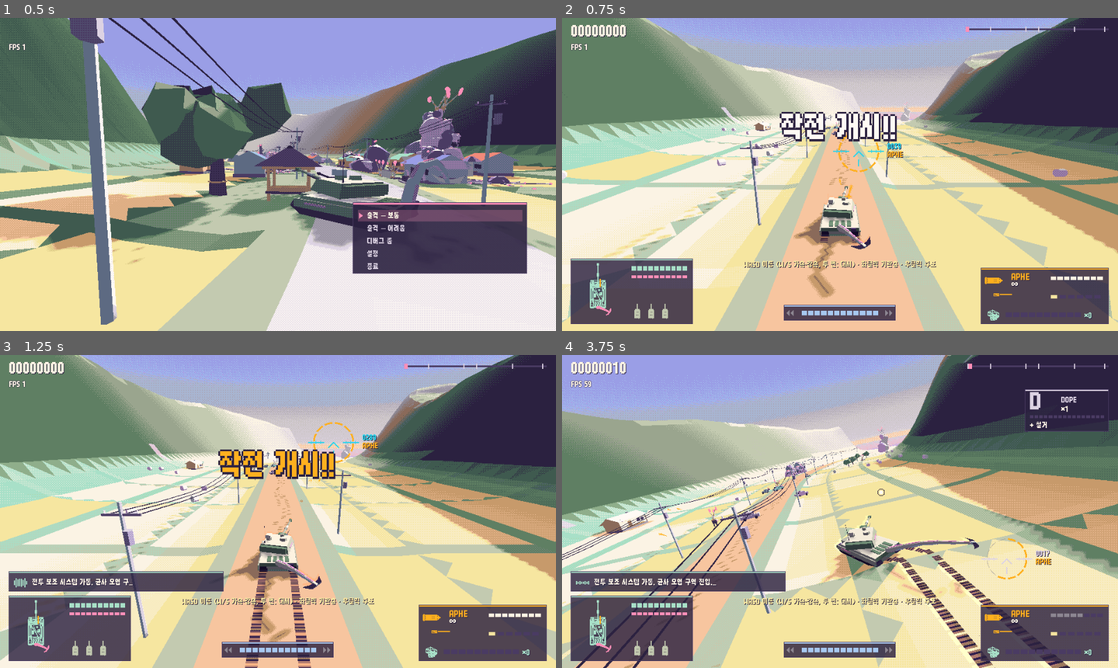
Above: before the commit, frames 1-4 (two rows, left to right).
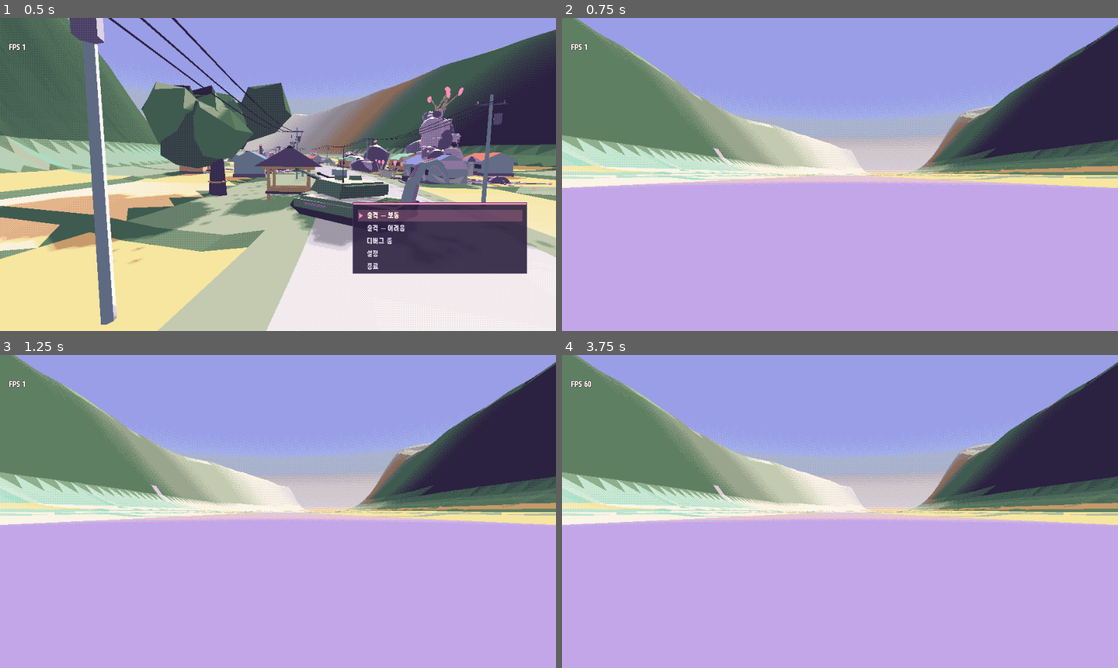
Above: after the commit, the same moments.

Repository: scarf005/orca-class
Game: Godot game, scene res://scenes/main.tscn
Two runs of this game, one before a commit and one after it. Both use one fixed random seed, a clock stepped at 60 frames per second and the inputs below.
Inputs (mouse positions are in pixels of both pictures, inside the frame that each line leads up to):
- Up to frame 1 (0.5 s): no input
- Up to frame 2 (0.75 s): tap Enter (ui_accept) at 0.5 s; drag from (840, 174) to (895, 105) at 0.52 s
- Up to frame 3 (1.25 s): no input
- Up to frame 4 (3.75 s): drag from (728, 527) to (812, 574) at 1.27 s; move the mouse to (895, 442) at 2.02 s; hold D (move_right) 2.03-2.75 s; hold Right mouse button (fire_cannon) 2.03-2.75 s; click (895, 442) at 2.3 s; drag from (812, 574) to (673, 464) at 2.77 s; move the mouse to (1006, 558) at 3.52 s; hold A (move_left) from 3.53 s (still down); hold E from 3.53 s (still down)

Frame 1 is identical in both runs. In frame 2, 83% of the frame differs, in the area x 0-100%, y 0-100%; in frame 3, 83%; in frame 4, 87%.
Error after the commit: Parse Error: Cannot find member "SHELL_RANGE" in base "Armament". (res://scripts/player/tank.gd:662)

Commit message:
feat: make every hit land hard
Each hit throws a camera-facing impact star and chips of the enemy back out
of the hole, flashes it white and makes it shudder, and plays a new metallic
hit tick (pitch varied). Kills freeze the frame for longer, ring out with a
white shock ring and flash, shake the view and play a new crunching thump.
The coax fires with a bigger flash, bucks the barrel and ticks the view.

Diff:
--- a/scripts/combat/fx.gd
+++ b/scripts/combat/fx.gd
@@ -423,6 +423,13 @@
 	_transient(mesh, Transform3D(Basis.looking_at(dir, up).scaled(Vector3.ONE * size), position), 0.06, true, Vector2.ONE, 0.6, true)
 
 
+## A bright star where a round lands, turned toward the camera so it always reads full size.
+func impact_star(position: Vector3, size: float, color := Palette.WHITE) -> void:
+	var camera := get_viewport().get_camera_3d()
+	var toward := (camera.global_position - position).normalized() if camera else Vector3.BACK
+	muzzle_flash(position, toward, size, color)
+
+
 ## A straight glowing line, used for laser zaps and designator lines.
 func beam(from: Vector3, to: Vector3, color: Color, width := 0.12, life := 0.06) -> void:
 	var length := from.distance_to(to)
--- a/scripts/core/sfx.gd
+++ b/scripts/core/sfx.gd
@@ -7,8 +7,8 @@
 	"blast": ["res://assets/audio/blast.ogg", 0.0],
 	"blast_small": ["res://assets/audio/blast.ogg", -5.0, 1.45],
 	"impact": ["res://assets/audio/rubble.ogg", -2.0, 0.7],
-	"hit_confirm": ["res://assets/audio/synth/pop.wav", -9.0, 1.65],
-	"kill_confirm": ["res://assets/audio/synth/stab.wav", -5.0, 1.25],
+	"hit_confirm": ["res://assets/audio/synth/hit_metal.wav", -5.0, 1.0],
+	"kill_confirm": ["res://assets/audio/synth/kill_crunch.wav", 0.0, 1.0],
 	"coax8": ["res://assets/audio/ciws.ogg", -6.0, 1.35],
 	"coax15": ["res://assets/audio/ciws.ogg", -4.0, 1.0],
 	"coax20": ["res://assets/audio/ciws.ogg", -2.0, 0.72],
@@ -122,13 +122,13 @@
 ## Feedback stays audible at long range and never cuts off radio or menu sounds.
 func confirm_hit(killed: bool) -> void:
 	var now := Time.get_ticks_msec()
-	if not killed and now - _last_hit_sound < 45:
+	if not killed and now - _last_hit_sound < 35:
 		return
 	_last_hit_sound = now
 	var name := "kill_confirm" if killed else "hit_confirm"
 	_combat.stream = stream(name)
 	_combat.volume_db = SOUNDS[name][1]
-	_combat.pitch_scale = SOUNDS[name][2]
+	_combat.pitch_scale = SOUNDS[name][2] * randf_range(0.9, 1.15)
 	_combat.play()
 
 
--- a/scripts/enemies/enemy.gd
+++ b/scripts/enemies/enemy.gd
@@ -13,6 +13,7 @@
 var burning := 0.0
 var can_stagger := true
 var despawn_behind := 30.0 ## Removed once this far behind the rail; 0 keeps it.
+var _shudder := 0.0 ## Seconds of hit shudder left.
 var wreck_on_death := false ## Vehicles: the hull is blown into the air and blows up again on landing.
 var pop_parts: Array[Node3D] = [] ## Parts (turrets) that blow off and fly separately when it dies as a wreck.
 var model := Node3D.new()
@@ -47,7 +48,10 @@
 		_burn(delta)
 	if dead:
 		return
-	model.position = model.position.lerp(Vector3.ZERO, 1.0 - exp(-22.0 * delta))
+	# Shudder from recent hits, settling back onto the body.
+	_shudder = maxf(0.0, _shudder - delta)
+	var jitter := Vector3(randf_range(-1, 1), randf_range(-0.5, 1), randf_range(-1, 1)) * _shudder * 1.6
+	model.position = model.position.lerp(Vector3.ZERO, 1.0 - exp(-22.0 * delta)) + jitter
 	behave(delta)
 	velocity = (global_position - _last_position) / maxf(delta, 0.0001)
 	_last_position = global_position
@@ -95,19 +99,27 @@
 	if amount <= 0.0:
 		return
 	flash()
-	_flash = 0.11
+	_flash = 0.09
 	var heavy := hit.kind in [Hit.Kind.SHELL, Hit.Kind.BLAST, Hit.Kind.RAM, Hit.Kind.TAIL, Hit.Kind.THROWN]
-	var kick := 0.65 if heavy else 0.22
-	model.position = (model.position + global_basis.inverse() * hit.direction.normalized() * kick).limit_length(0.85)
+	var kick := 0.7 if heavy else 0.3
+	model.position = (model.position + global_basis.inverse() * hit.direction.normalized() * kick).limit_length(0.9)
+	_shudder = maxf(_shudder, 0.14 if heavy else 0.08)
 	var world := World.current
-	world.fx.sparks(hit.position, -hit.direction, 14 if heavy else 7, Palette.WHITE, 18.0 if heavy else 11.0)
-	world.fx.spawn(Fx.Kind.FLAME, hit.position, Vector3.ZERO, 0.09, 1.2 if heavy else 0.65, Palette.BUTTER)
+	var caliber_size := clampf(hit.caliber / 20.0, 0.4, 1.0)
+	world.fx.impact_star(hit.position, (2.6 if heavy else 1.2 + caliber_size * 0.8), Palette.WHITE)
+	world.fx.sparks(hit.position, -hit.direction, 14 if heavy else 8, Palette.BUTTER, 18.0 if heavy else 13.0)
+	# Chips of the enemy itself spray back out of the hole.
+	var out := (-hit.direction * 0.6 + Vector3.UP * 0.6).normalized()
+	world.fx.debris(hit.position, 8 if heavy else 3, debris_colors, 12.0 if heavy else 8.0, 0.3 if heavy else 0.2, out)
 	if hit.by_player():
 		world.hit_confirmed.emit(killed)
 		Sfx.confirm_hit(killed)
-		world.shake(0.14 if heavy else 0.035, hit.position)
+		world.shake(0.16 if heavy else 0.05, hit.position)
 		if killed:
-			world.hitstop(0.065 if heavy else 0.035)
+			world.hitstop(0.09 if heavy else 0.05)
+			world.shake(0.28 if heavy else 0.18, hit.position)
+			world.fx.shockwave(hit_center(), 3.0 + radius * 2.0, Palette.WHITE)
+			world.fx.impact_star(hit_center(), 2.4 + radius, Palette.BUTTER)
 
 
 func _burn(delta: float) -> void:
--- a/scripts/player/tank.gd
+++ b/scripts/player/tank.gd
@@ -580,7 +580,9 @@
 		bullet.blast_radius = spec.blast
 		bullet.blast_damage = spec.damage * 0.5
 		bullet.blast_colors = [Palette.WHITE, Palette.PEACH, Palette.CORAL]
-	world.fx.muzzle_flash(from + dir * 0.2, dir, 0.3 + caliber * 0.025, spec.color)
+	world.fx.muzzle_flash(from + dir * 0.2, dir, 0.55 + caliber * 0.04, spec.color)
+	_barrel_recoil = maxf(_barrel_recoil, 0.08 + caliber * 0.006)
+	world.shake(0.01 + caliber * 0.001)
 	# Brass spills out of the mantlet and bounces off the deck.
 	var eject := global_basis.x * randf_range(2.0, 4.0) + Vector3.UP * randf_range(3.0, 5.0)
 	world.fx.spawn(Fx.Kind.SOLID, from - dir * 0.6, eject, 0.9, 0.05 + caliber * 0.004, Palette.BUTTER, {"gravity": 22.0, "bounce": true, "spin": 1.0})
@@ -621,7 +623,7 @@
 				flame.radius = 0.6
 				flame.impacted.connect(_on_flame_impact)
 		_:
-			var speed := 600.0 if round == Armament.Round.APFSDS else Armament.SHELL_SPEED
+			var speed := Armament.SHELL_SPEED
 			var shape := "dart" if round == Armament.Round.APFSDS else "shell"
 			var dir := _fire_direction(muzzle, speed)
 			var shell := world.spawn_projectile(Team.PLAYER, muzzle, dir * speed, shape, Armament.ROUND_COLORS[round])
@@ -629,7 +631,7 @@
 			shell.hit.caliber = 100
 			shell.hit.source = self
 			shell.hit.stagger = 0.4
-			shell.gravity = 2.0
+			shell.gravity = 0.0
 			shell.life = 2.0
 			shell.impact_sound = "impact"
 			shell.impacted.connect(_count_hit, CONNECT_ONE_SHOT)
@@ -649,7 +651,6 @@
 					shell.hit.pierce = true
 					shell.pierce_entities = true
 					shell.gravity = 0.0
-					shell.life = 0.7
 					# The dart goes through everything in line and slams into the ground with a crater.
 					shell.blast_radius = 7.0
 					shell.blast_damage = 450.0
@@ -657,6 +658,14 @@
 					shell.hit.damage = 70.0
 					shell.fuse_distance = maxf(muzzle.distance_to(aim_point) - 2.0, 6.0)
 					shell.airburst_fragments = 70
+			# Hitscan: the round lands this very frame, and a tracer flash marks its line.
+			var end := shell.resolve_now(Armament.SHELL_RANGE)
+			world.fx.beam(muzzle, end, Palette.WHITE, 0.28, 0.07)
+			world.fx.beam(muzzle, end, Armament.ROUND_COLORS[round], 0.7, 0.12)
+			var length := muzzle.distance_to(end)
+			for k in int(length / 6.0):
+				var at := muzzle.lerp(end, (k + 0.5) * 6.0 / length)
+				world.fx.spawn(Fx.Kind.GLOW, at, Vector3(randf_range(-0.4, 0.4), 0.8, randf_range(-0.4, 0.4)), randf_range(0.5, 0.9), 0.5, Palette.MIST, {"end_size": 1.4, "drag": 2.0, "fade": 0.2})
 	if round != Armament.Round.APHE:
 		round_count -= 1
 		if round_count <= 0:
Not shown, added: assets/audio/synth/hit_metal.wav
Not shown, added: assets/audio/synth/kill_crunch.wav
Not shown, changed: tools/audio.py
